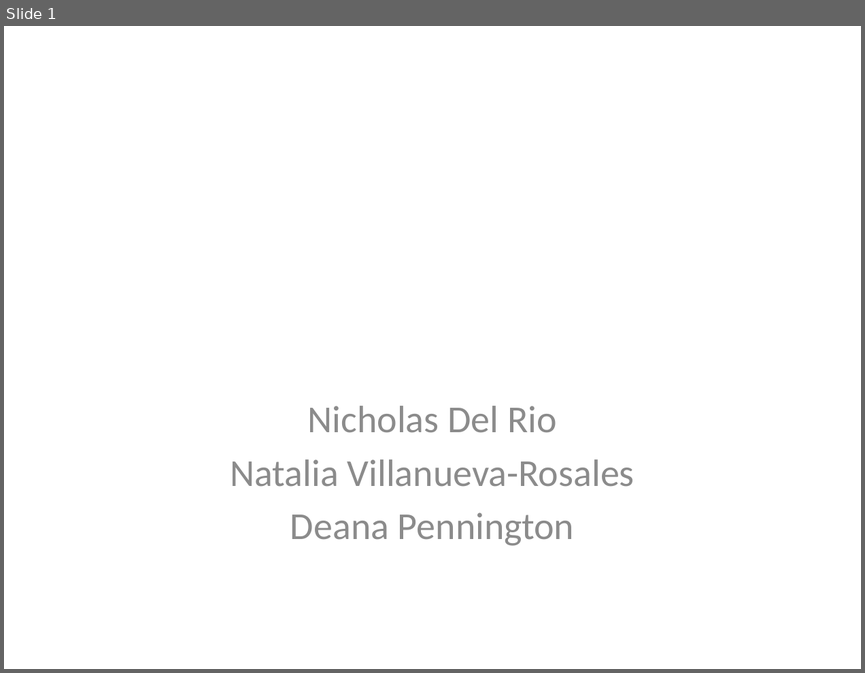
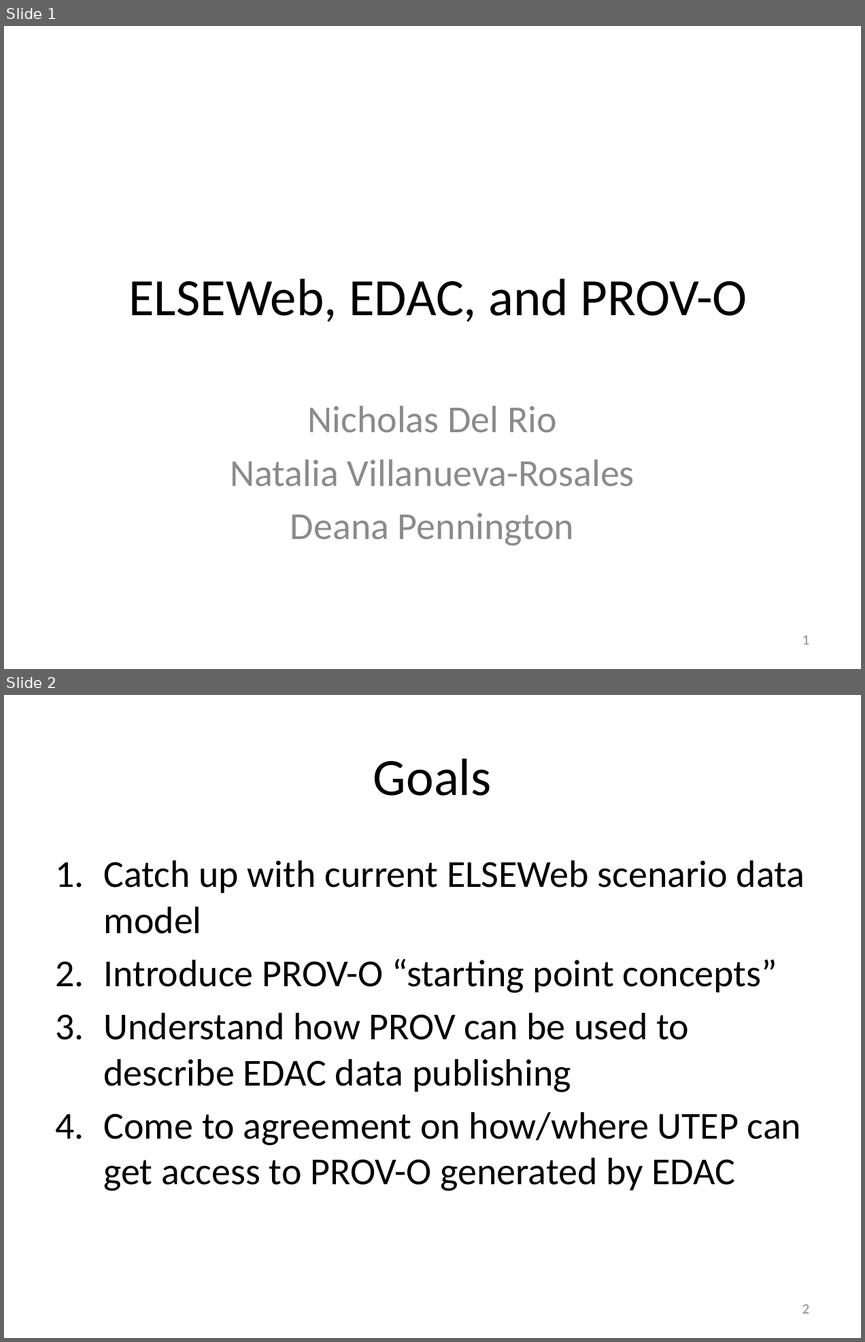
Before and after one commit to roomthily/ELSeWeb, a slide deck: documents/presentations/2013/ELSEweb-EDAC-PROV.pptx. Shown one above the other, each under a label of ours: slide 1 before the commit, slides 1 and 2 after it. The pictures are 865x673 and 865x1342 pixels, drawn with LibreOffice and Linux fonts; fonts in the diff are those of the drawing. Boxes give left, top, right and bottom in pixels: in the first picture for what was removed or moved away, otherwise in the second. Text is boxed around its words. In the diff, an @@ line names an element or a change of style, - is before the commit and + after.

```diff
--- a/documents/presentations/2013/ELSEweb-EDAC-PROV.pptx
+++ b/documents/presentations/2013/ELSEweb-EDAC-PROV.pptx
@@ slide 2 added at (4,695,861,1338), background #FFFFFF @@
@@ title added at (373,758,492,796), 44 pt, text #000000 @@
+Goals
@@ text added at (103,860,805,1191), 32 pt, text #000000 @@
+1. Catch up with current ELSEWeb scenario data model
+2. Introduce PROV-O “starting point concepts”
+3. Understand how PROV can be used to describe EDAC data publishing
+4. Come to agreement on how/where UTEP can get access to PROV-O generated by EDAC
@@ page number added at (802,1304,810,1313), 12 pt, text #8C8C8C @@
+2
@@ slide 1 changed as well @@
@@ title added at (128,278,747,322), 44 pt, text #000000 @@
+ELSEWeb, EDAC, and PROV-O
@@ page number added at (802,635,810,644), 12 pt, text #8C8C8C @@
+1
```
Also in this commit, not shown: 5 other slides changed, 13 other slides added, 1 slide removed, 7 other files.
